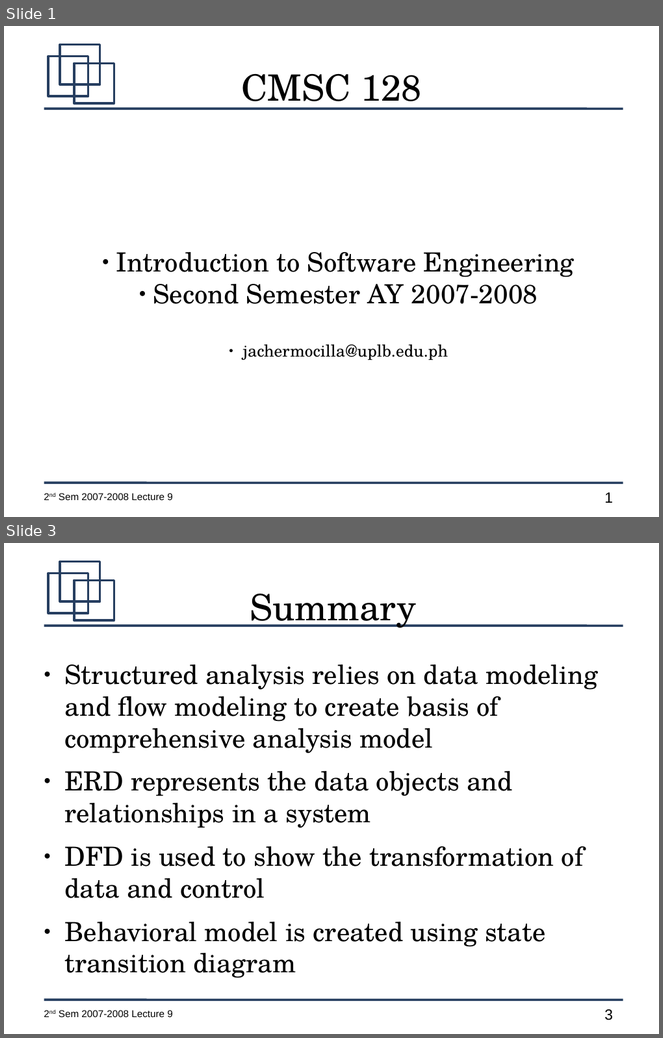
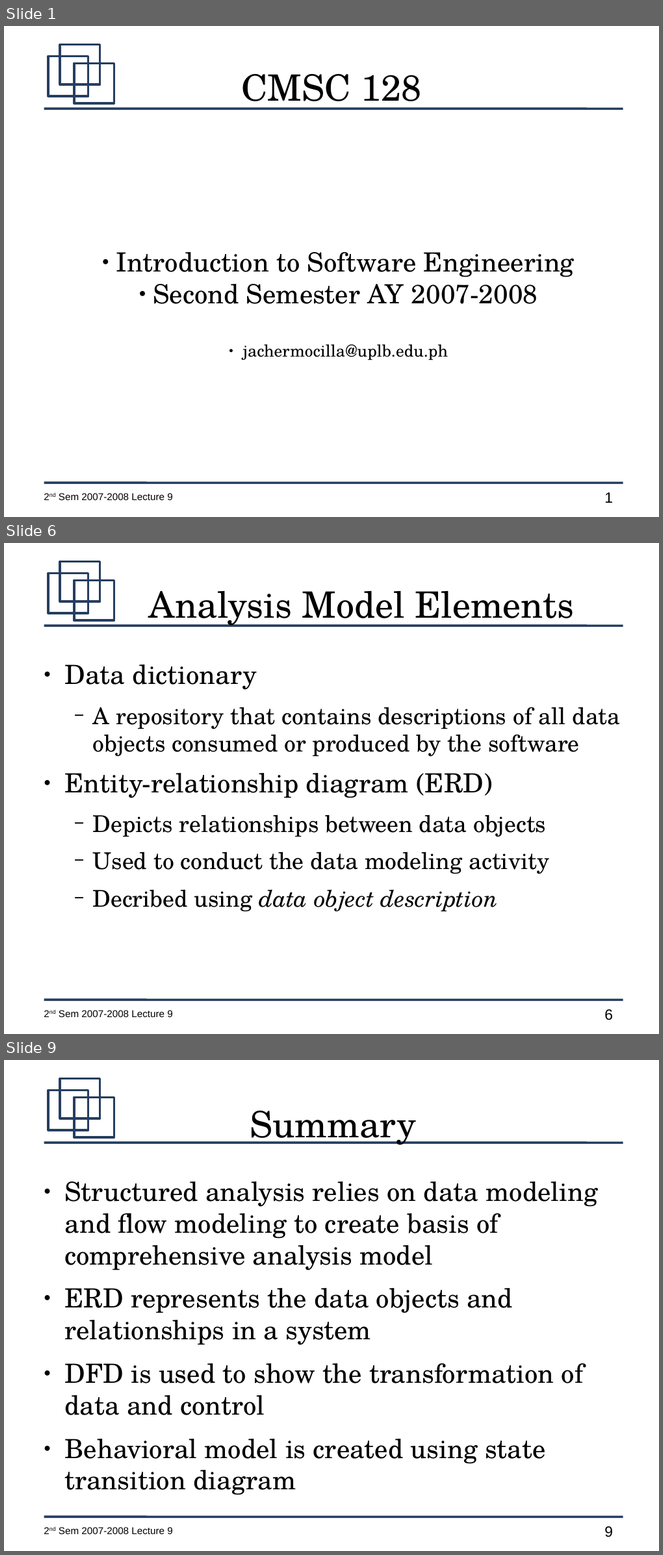
Before and after one commit to jachermocilla/jach-homepage, a slide deck: CMSC128-2nd-Sem-2007-L10.odp. Shown one above the other, each under a label of ours: slides 1 and 3 before the commit, slides 1, 6 and 9 after it; the slides between them are not shown. The pictures are 663x1038 and 663x1555 pixels, drawn with LibreOffice and Linux fonts; fonts in the diff are those of the drawing. Boxes give left, top, right and bottom in pixels: in the first picture for what was removed or moved away, otherwise in the second. Text is boxed around its words. In the diff, an @@ line names an element or a change of style, - is before the commit and + after.

```diff
--- a/CMSC128-2nd-Sem-2007-L10.odp
+++ b/CMSC128-2nd-Sem-2007-L10.odp
@@ slide 6 added at (4,543,659,1034), background #FFFFFF; not listed: 7 template elements that a slide beside it also shows @@
@@ title added at (149,591,574,627), 44 pt, text #000000 @@
+Analysis Model Elements
@@ text added at (65,665,621,912), 28 pt, text #000000 @@
+● Data dictionary
+  − A repository that contains descriptions of all data objects consumed or produced by the software
+● Entity-relationship diagram (ERD)
+  − Depicts relationships between data objects
+  − Used to conduct the data modeling activity
+  − Decribed using data object description
@@ what was slide 3 is now slide 9 @@
@@ page number at (605,1527,613,1538): text changed @@
-3
+9
```
Also in this commit, not shown: 1 slide changed, 6 other slides added, 1 slide removed.
